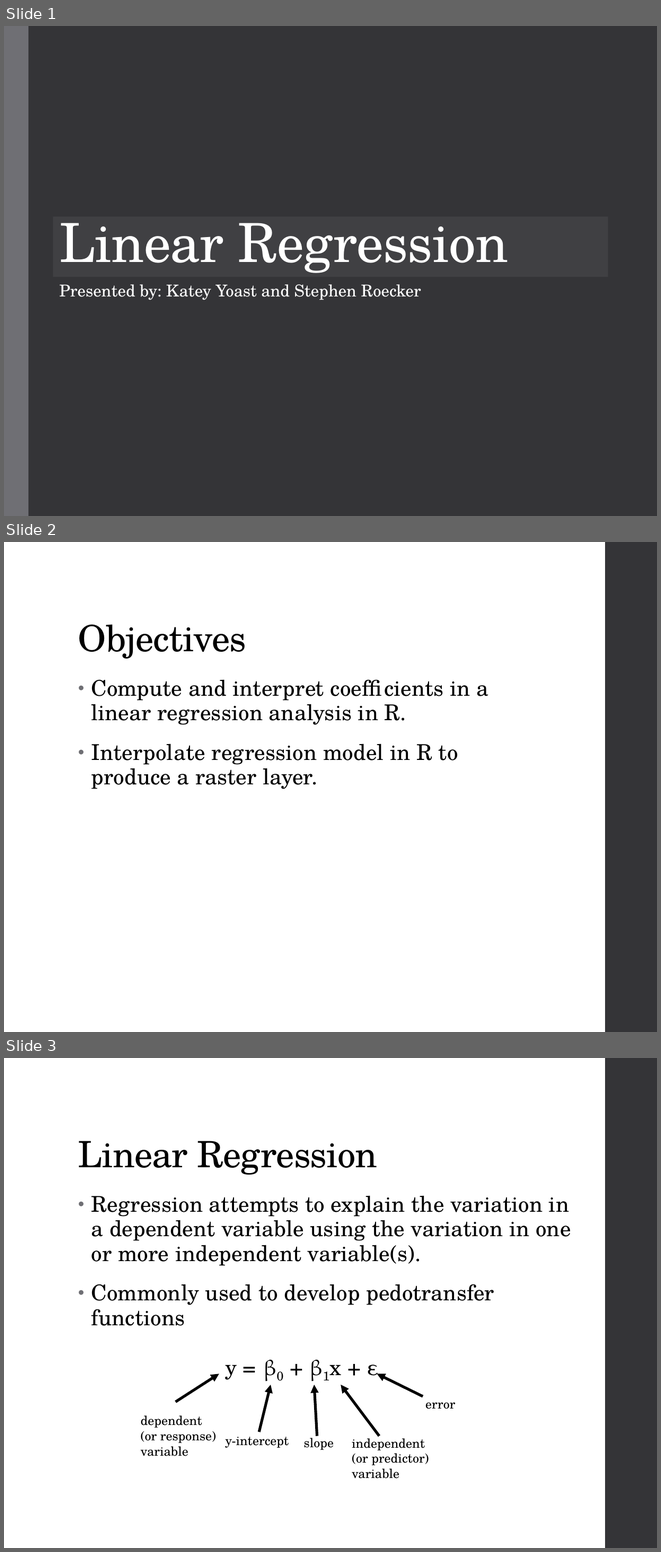
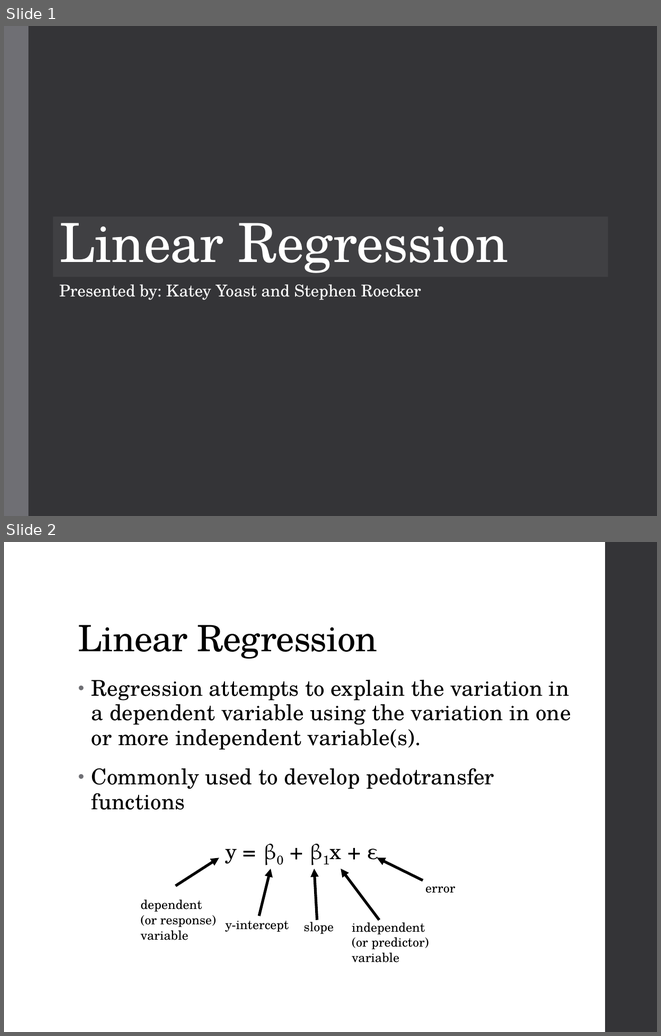
Before and after one commit to ncss-tech/stats_for_soil_survey, a slide deck: presentations/6_linear_regression/Linear_regression.pptx. Shown one above the other, each under a label of ours: slides 1, 2 and 3 before the commit, slides 1 and 2 after it. The pictures are 661x1552 and 661x1036 pixels, drawn with LibreOffice and Linux fonts; fonts in the diff are those of the drawing. Boxes give left, top, right and bottom in pixels: in the first picture for what was removed or moved away, otherwise in the second. Text is boxed around its words. In the diff, an @@ line names an element or a change of style, - is before the commit and + after.

Commit message:
updates to 6_linear_regression ppt

```diff
--- a/presentations/6_linear_regression/Linear_regression.pptx
+++ b/presentations/6_linear_regression/Linear_regression.pptx
@@ slide 2 removed at (4, 542, 657, 1032), background #FFFFFF; not listed: 1 template element that a slide beside it also shows @@
@@ title removed at (78, 624, 246, 659) @@
-Objectives
@@ text removed at (91, 679, 488, 789) @@
-• Compute and interpret coefficients in a linear regression analysis in R.
-• Interpolate regression model in R to produce a raster layer.
@@ what was slide 3 is now slide 2 @@
```
Also in this commit, not shown: 6 slides changed, 1 other slide removed.
